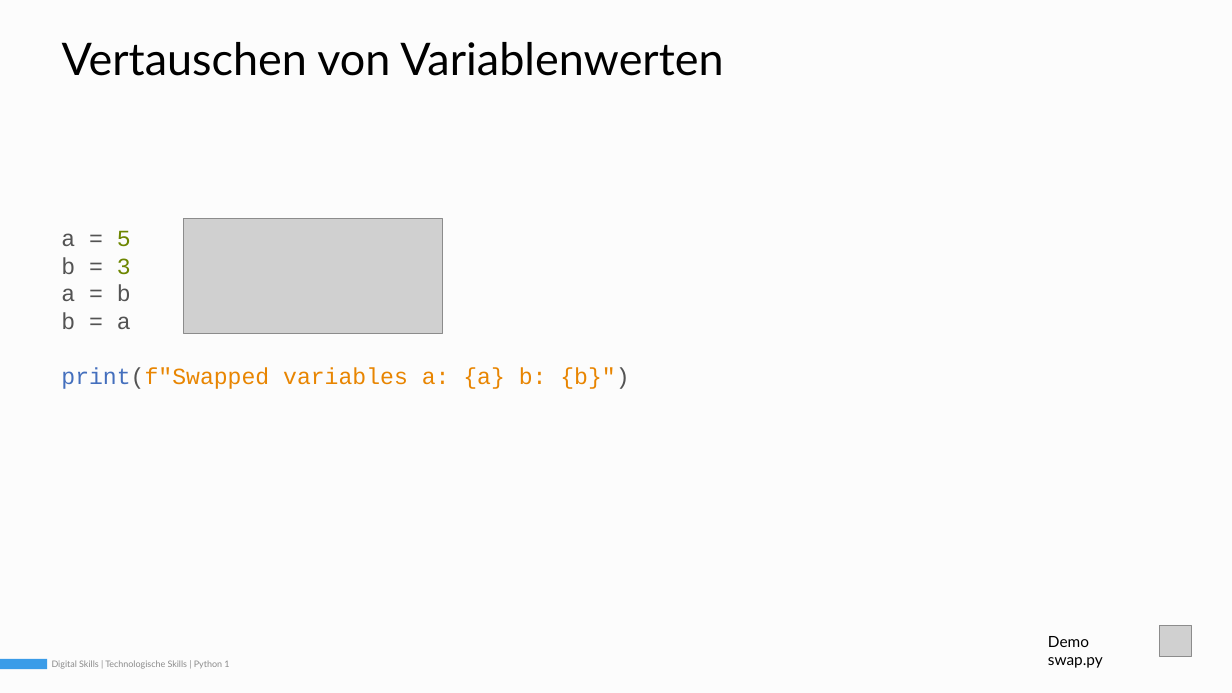
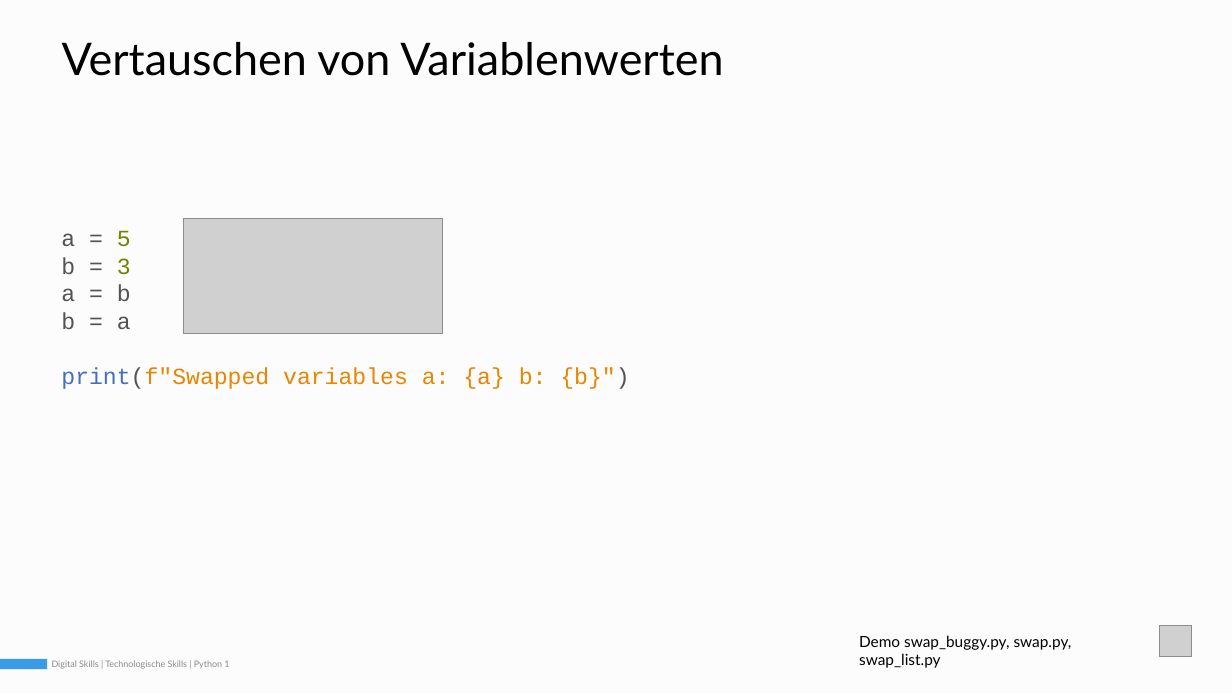
Before and after one commit to Simple-codinger/digitalskills, a slide deck: slide 6 of semester1_technology_skills/05_python2/slides/DigitalSkills_01_05_Python2_220629_v2.pptx. Drawn at 1232x693 pixels with LibreOffice and Linux fonts; fonts in the diff are those of the drawing; grey boxes stand for pictures. Boxes give left, top, right and bottom in pixels: in the first picture for what was removed or moved away, otherwise in the second. Text is boxed around its words. In the diff, an @@ line names an element or a change of style, - is before the commit and + after.

```diff
--- a/semester1_technology_skills/05_python2/slides/DigitalSkills_01_05_Python2_220629_v2.pptx
+++ b/semester1_technology_skills/05_python2/slides/DigitalSkills_01_05_Python2_220629_v2.pptx
@@ text at [859,635,1072,668]: text changed @@
-Demo swap.py
+Demo swap_buggy.py, swap.py, swap_list.py
```
Also in this commit, not shown: 1 other slide changed, 4 other files.
